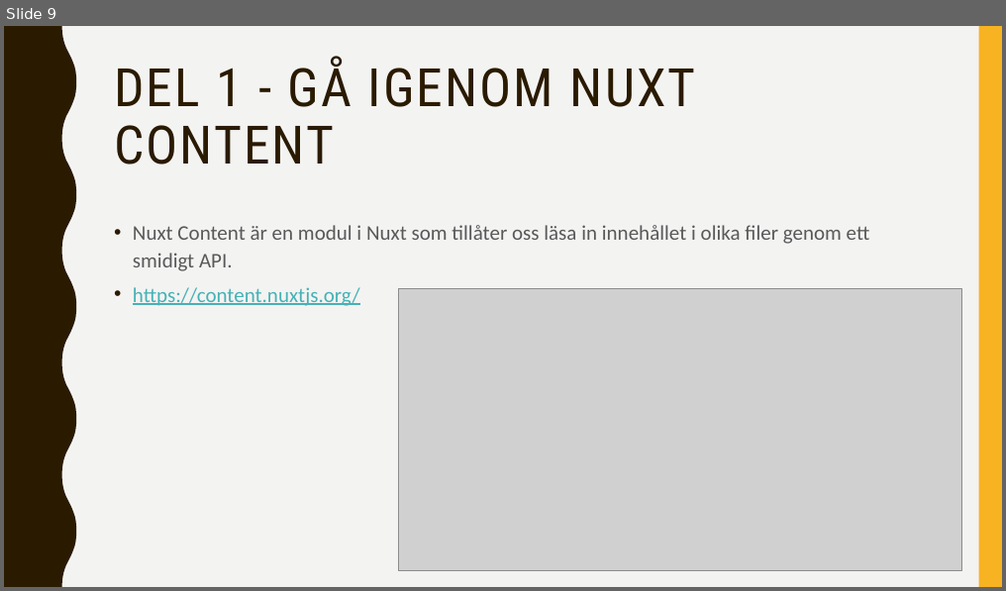
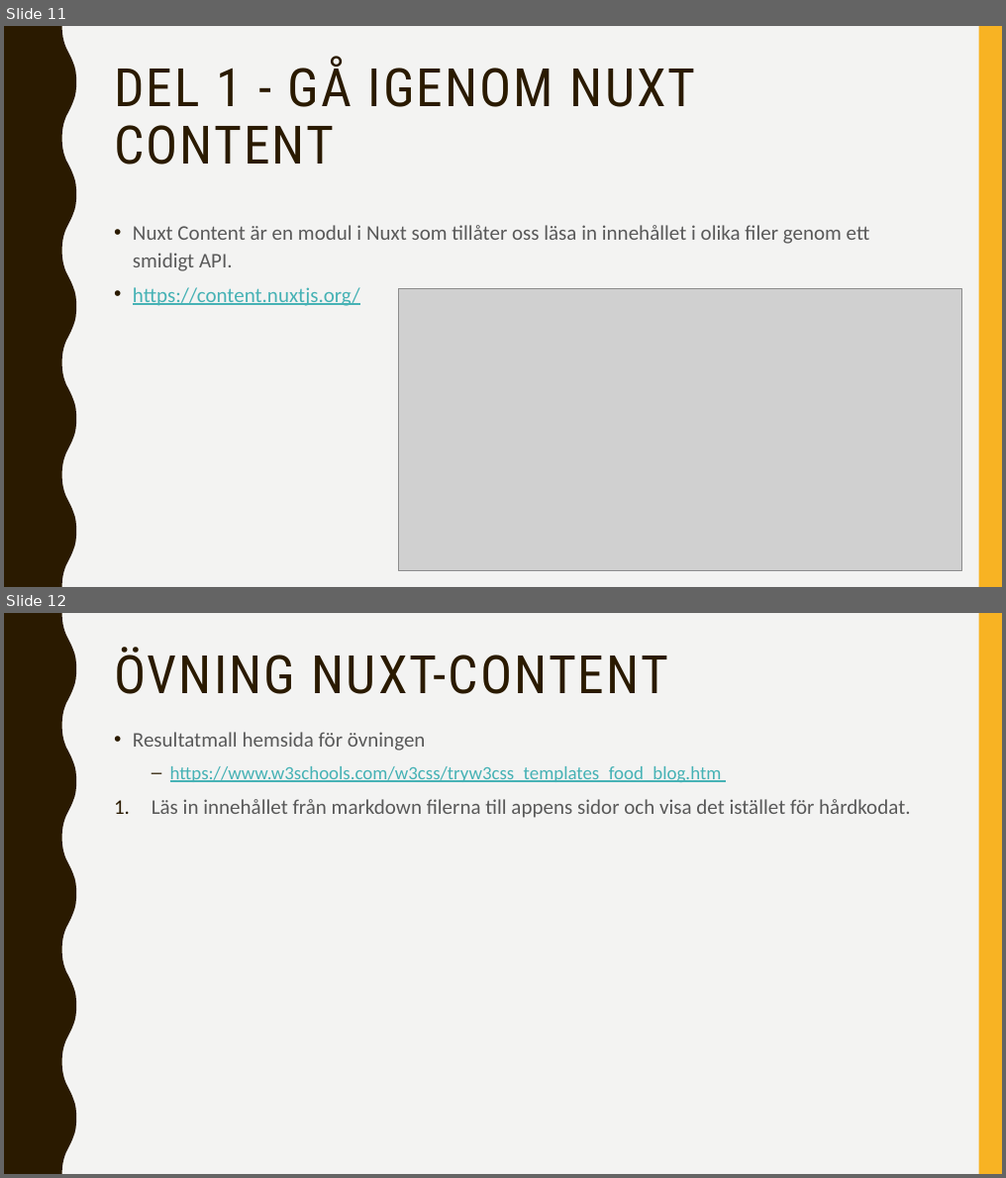
Before and after one commit to abbjetmus/programmering, a slide deck: Blogg-Projektet/Bygga-Blogg.pptx. Shown one above the other, each under a label of ours: slide 9 before the commit, slides 11 and 12 after it. The pictures are 1006x591 and 1006x1178 pixels, drawn with LibreOffice and Linux fonts; fonts in the diff are those of the drawing; grey boxes stand for pictures. Boxes give left, top, right and bottom in pixels: in the first picture for what was removed or moved away, otherwise in the second. Text is boxed around its words. In the diff, an @@ line names an element or a change of style, - is before the commit and + after.

Commit message:
latest changes to blog

```diff
--- a/Blogg-Projektet/Bygga-Blogg.pptx
+++ b/Blogg-Projektet/Bygga-Blogg.pptx
@@ slide 12 added at box(4, 613, 1002, 1174), background #F3F3F2; not listed: 2 template elements that a slide beside it also shows @@
@@ title added at box(114, 647, 668, 694), 51 pt, text #2A1A00 @@
+ÖVNING NUXT-CONTENT
@@ text added at box(133, 732, 910, 818), 20 pt, text #595959 @@
+• Resultatmall hemsida för övningen
+  – https://www.w3schools.com/w3css/tryw3css_templates_food_blog.htm
+1. Läs in innehållet från markdown filerna till appens sidor och visa det istället för hårdkodat.
@@ what was slide 9 is now slide 11 @@
```
Also in this commit, not shown: 1 slide changed, 4 other slides added.
